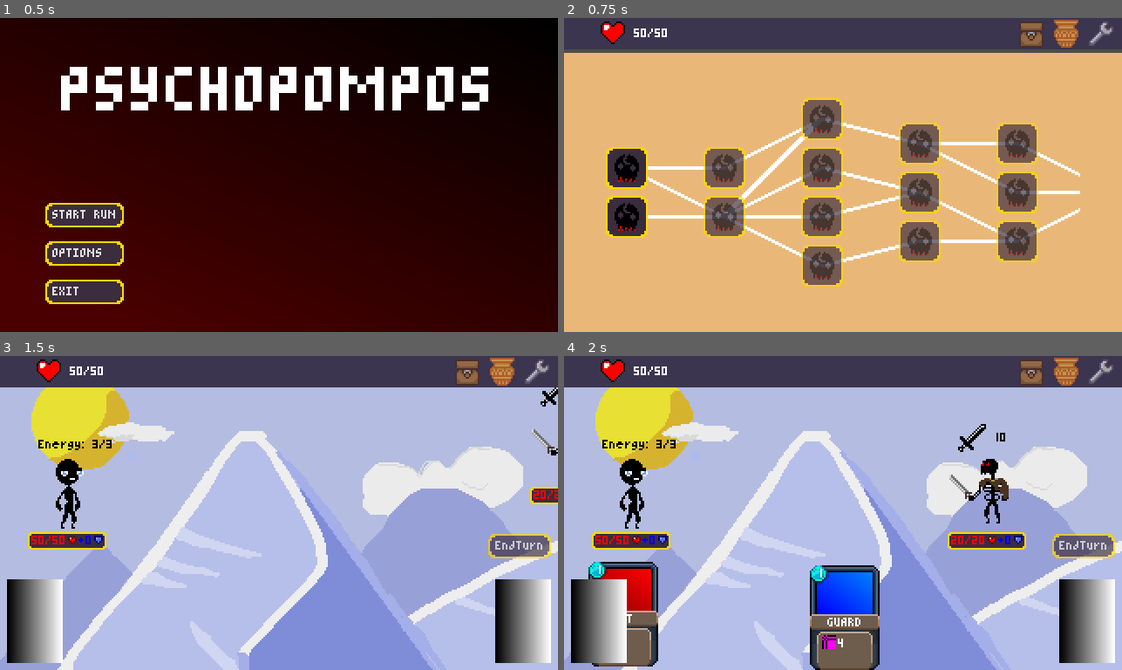
Above: before the commit, frames 1-4 (two rows, left to right).
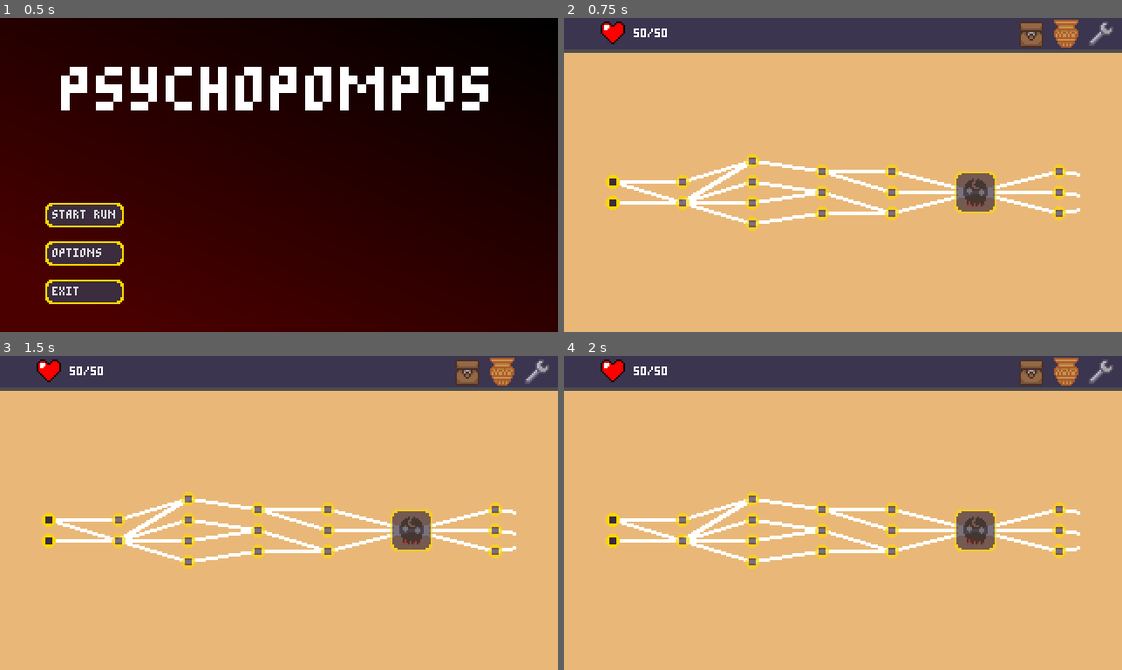
Above: after the commit, the same moments.

Repository: Morph1s/Psychopompos
Game: Godot game, scene res://scenes/main.tscn
Same seed, same stepped clock (60 frames per second), same inputs: the game is played once before the commit and once after it.
Inputs (mouse positions are in pixels of both pictures, inside the frame that each line leads up to):
- Up to frame 1 (0.5 s): no input
- Up to frame 2 (0.75 s): click "START RUN" at 0.5 s
- Up to frame 3 (1.5 s): click (61, 506) at 1.27 s
- Up to frame 4 (2 s): no input

Frame 1 is identical in both runs. In frame 2, 19% of the frame differs, in the area x 7-93%, y 25-86%; in frame 3, 90%, in the area x 0-100%, y 10-100%; in frame 4, 90%.

Commit message:
feat: 137 Create a simple dialogsystem some actions for the encounter arent yet implemented. closes #137

Diff:
--- /dev/null
+++ b/assets/dialogues/hekates_flamme.tres
@@ -0,0 +1,72 @@
+[gd_resource type="JSON" format=3 uid="uid://cx5e7db72anea"]
+
+[resource]
+data = {
+"dialogue": {
+"block1": {
+"answers": {
+"answer1": {
+"action": [["hp", "-20"]],
+"next": [2.0],
+"text": "I chose vitality (lose 20 hp)"
+},
+"answer2": {
+"action": [["max hp", "-10"]],
+"next": [3.0],
+"text": "I chosse power (lose 10 maxhp)"
+},
+"answer3": {
+"action": [],
+"next": [4.0],
+"text": "I refuse to choose"
+}
+},
+"id": 1.0,
+"text": "As you walk through the underworld, you come to an oppening. A littel shrine of hekate goddess of crossroads stands bevore you. On the alter are two daggers, one black and the other blue, and a bronze brazier with green flammes dancing within in. A ghostly voice arises: \"I give you a choice, wary traveler. Pay the prize and claim your spoil...\" "
+},
+"block2": {
+"answers": {
+"answer1": {
+"action": [["max hp", "+15"]],
+"next": [5.0],
+"text": "I feel... healthier! (+15 maxHP)"
+}
+},
+"id": 2.0,
+"text": "You take the blue dagger and cut the inlay of youre ghostly hand. Somthing of your soul-essence leaves your body as littel drops of gold and blood fall in to the flames of the brazier. The flammes flare up in a blue color and warm feeling incompases you."
+},
+"block3": {
+"answers": {
+"answer1": {
+"action": [["random relic", "1"]],
+"next": [5.0],
+"text": "I hope this was worth it. (gain a random relic)"
+}
+},
+"id": 3.0,
+"text": "you take the black dagger and cut a hole in your chest. You reach with youre Hand inside an give a good portion of youre essenz as an clump of blood an gold into the brazier. The flammes flare up in an ghostly black hue and vanish, leaving a gift behind..."
+},
+"block4": {
+"answers": {
+"answer1": {
+"action": [["hp", "+10"]],
+"next": [5.0],
+"text": "Thank you. (heal 10 hp)"
+}
+},
+"id": 4.0,
+"text": " \" Even a choice not taken is a choice in itself. Dont worry i intent no harm. You may rest here for while\" "
+},
+"block5": {
+"answers": {
+"answer1": {
+"action": [],
+"next": [],
+"text": "..."
+}
+},
+"id": 5.0,
+"text": "After recovering you take youre leve"
+}
+}
+}
--- /dev/null
+++ b/assets/dialogues/test_dialogue.json
@@ -0,0 +1,53 @@
+{
+	"dialogue" : {
+   		"block1": {
+			"id" : 1,
+			"text" : "As you walk across the river Styx You catch something sparkeling at the corner of your eye. You turn around and see an hollow tree stump as the source. Unfortunately you cannot make out whats in there...",
+			"answers" : {
+				"answer1" : {
+					"text" : "reach into it",
+					"next" : [2,3],
+					"action" : [],
+				},
+				"answer2" : {
+					"text" : "ignore",
+					"next" : [4],
+					"action" : [],
+				},
+			},
+		},
+		"block2" : {
+			"id" : 2,
+			"text" : "It was a littel bag of gold!!!",
+			"answers" : {
+				"answer1" : {
+					"text" : "Lucky! (gain gold)",
+					"next" : [4],
+					"action" : [["gold","+30"]],
+					}
+			},
+		},
+		"block3": {
+			"id" : 3,
+			"text" : "It was a bear trap!!!",
+			"answers" : {
+				"answer1" : {
+					"text" : "Autch... (lose hp)",
+					"next" : [4],
+					"action" :[["hp", "-5"]]
+				},
+			}
+		},
+		"block4": {
+			"id" : 4,
+			"text" : "You continue youre jorney",
+			"answers" : {
+				"answer1" : {
+					"text" : "leave",
+					"next" : [],
+					"action" :[]
+				}
+			 }
+		}
+	}
+}
--- /dev/null
+++ b/dialogue.gd
@@ -0,0 +1 @@
+extends Node2D
--- /dev/null
+++ b/scenes/encounters/dialogue_encounter.tscn
@@ -0,0 +1,68 @@
+[gd_scene load_steps=5 format=3 uid="uid://b473gmn7a3x5s"]
+
+[ext_resource type="Texture2D" uid="uid://dgaagv3k6cqil" path="res://assets/graphics/background/placeholder_canvas1.png" id="1_k1m5n"]
+[ext_resource type="Script" uid="uid://dssy6dc5ekwbk" path="res://scripts/encounters/dialogue_encounter.gd" id="1_werxo"]
+[ext_resource type="Theme" uid="uid://gu54ssij03su" path="res://resources/theme/main_theme.tres" id="2_q3wbl"]
+[ext_resource type="Script" uid="uid://rntvy6nvin1p" path="res://scripts/encounters/dialogue_ui.gd" id="2_wwx75"]
+
+[node name="DialogueEncounter" type="Node2D"]
+script = ExtResource("1_werxo")
+
+[node name="PlaceholderCanvas1" type="Sprite2D" parent="."]
+position = Vector2(160, 90)
+scale = Vector2(0.5, 0.5)
+texture = ExtResource("1_k1m5n")
+
+[node name="DialogueUI" type="Control" parent="PlaceholderCanvas1"]
+custom_minimum_size = Vector2(0, 300)
+layout_mode = 3
+anchors_preset = 12
+anchor_top = 1.0
+anchor_right = 1.0
+anchor_bottom = 1.0
+offset_left = -320.0
+offset_top = -180.0
+offset_right = -320.0
+offset_bottom = -180.0
+grow_horizontal = 2
+grow_vertical = 0
+theme = ExtResource("2_q3wbl")
+script = ExtResource("2_wwx75")
+
+[node name="DialogueTextBox" type="RichTextLabel" parent="PlaceholderCanvas1/DialogueUI"]
+custom_minimum_size = Vector2(500, 200)
+layout_mode = 1
+offset_right = 500.0
+offset_bottom = 40.0
+theme_override_font_sizes/normal_font_size = 12
+text = "Lorem ipsum dolor sit amet, consectetur adipiscing elit. Integer finibus lacus elementum eleifend condimentum. Mauris venenatis, risus id tempor pharetra, ligula sapien sodales est, at cursus magna quam pellentesque diam. Integer pulvinar dolor leo, sit amet auctor sapien aliquam vel. Proin ultricies libero in nisi sollicitudin, in tristique augue posuere. Quisque tortor turpis, sodales sed sem et, semper scelerisque nunc. Proin nibh risus, mollis vitae varius ut, varius ac mi. Mauris eget porta lacus, vehicula tempor dolor. Maecenas vehicula sed ex vitae blandit. Cras mauris nisi, sollicitudin pharetra sem eu, blandit volutpat sapien. Nullam id lectus in nibh eleifend consequat in a erat. Cras mollis ultricies urna, non hendrerit dui volutpat et. Fusce in tincidunt tellus, at pretium lacus. Maecenas commodo dapibus orci, et condimentum libero pretium non. Suspendisse efficitur enim ut purus congue commodo. Nunc ac tincidunt diam. In accumsan risus id ligula fermentum aliquet.
+
+Praesent porta, nunc vitae mattis pretium, tellus metus feugiat dolor, id tempor nisi purus ac turpis. Nam elit ipsum, semper vitae pretium eget, bibendum vitae risus. Quisque in sodales dolor. Mauris mollis pellentesque posuere. Praesent laoreet imperdiet libero, vitae imperdiet ligula cursus nec. Donec a ultrices est. Quisque pulvinar vitae arcu ut consequat.
+
+Fusce eu est sapien. Morbi consequat nibh a est varius dapibus. Morbi nibh ipsum, malesuada sit amet sem in, sagittis consequat nibh. In lorem nisi, venenatis sed elit et, viverra venenatis lectus. Donec a commodo est, eu viverra turpis. Donec vestibulum et purus in iaculis. Nunc feugiat est quis porta elementum. Sed convallis vestibulum ligula et tincidunt. Ut in lectus eget dolor finibus ultricies. Etiam in luctus magna. Suspendisse feugiat in ante non lacinia. Morbi ligula tortor, lobortis eget accumsan vitae, suscipit vel ante. Aenean eget euismod quam. Nulla sed enim vel elit molestie porttitor a eu justo.
+
+Suspendisse ut magna eu ante gravida varius. Suspendisse consectetur, quam sed lacinia suscipit, massa libero porttitor turpis, a scelerisque velit risus sit amet ligula. Vestibulum sodales, nisi et elementum efficitur, lorem enim suscipit risus, ut sodales ante odio et ante. Sed rhoncus nulla odio, a consequat magna vehicula non. Ut in ante consequat, congue nisi in, scelerisque dolor. Vestibulum quis massa magna. Suspendisse potenti. Nullam id erat quis nisi feugiat suscipit eu auctor erat. Suspendisse nulla tellus, lobortis at viverra a, vulputate id lectus. Nunc eu malesuada velit.
+
+Vestibulum id tellus cursus, lacinia enim ut, consequat dolor. Fusce tempor arcu felis, at eleifend libero malesuada at. Nulla et urna mauris. Mauris rhoncus rutrum tortor, eget tincidunt orci dictum sed. Donec id mauris non risus faucibus congue in sit amet purus. Donec posuere leo at sapien tristique dictum. Maecenas id odio sed dui blandit venenatis ac vel est. Curabitur hendrerit vehicula nulla eu bibendum. Duis volutpat nisi vitae ipsum molestie aliquet. Pellentesque ac bibendum lorem, quis iaculis nulla. Aliquam posuere eleifend nisl ut rutrum. Integer imperdiet lorem et sollicitudin interdum. Integer eleifend felis ac elit semper, ut mattis enim blandit. Maecenas ipsum magna, mattis sodales cursus sed, mattis sit amet nunc. Vivamus eget accumsan neque. "
+
+[node name="AnswerChoices" type="VBoxContainer" parent="PlaceholderCanvas1/DialogueUI"]
+layout_mode = 1
+anchors_preset = -1
+anchor_left = 1.0
+anchor_top = 1.0
+anchor_right = 1.0
+anchor_bottom = 1.0
+offset_left = -400.0
+offset_top = -90.0
+offset_right = -20.0
+grow_horizontal = 0
+grow_vertical = 0
+
+[node name="TestButton" type="Button" parent="PlaceholderCanvas1/DialogueUI/AnswerChoices"]
+layout_mode = 2
+theme_override_font_sizes/font_size = 12
+text = "Next..."
+
+[connection signal="an_action_occured" from="PlaceholderCanvas1/DialogueUI" to="." method="_on_dialogue_ui_an_action_occured"]
+[connection signal="end_dialogue" from="PlaceholderCanvas1/DialogueUI" to="." method="_on_dialogue_ui_end_dialogue"]
+[connection signal="button_up" from="PlaceholderCanvas1/DialogueUI/AnswerChoices/TestButton" to="PlaceholderCanvas1/DialogueUI" method="_on_test_button_button_up"]
--- a/scripts/custom_resources/map/encounter.gd
+++ b/scripts/custom_resources/map/encounter.gd
@@ -1,7 +1,14 @@
 class_name Encounter
 extends Resource
 
-enum EncounterType { BATTLE, SHOP, CAMPFIRE, DIALOGUE, RANDOM, MINI_BOSS, BOSS }
+enum EncounterType {
+	BATTLE,
+	SHOP,
+	CAMPFIRE,
+	DIALOGUE,
+	RANDOM,
+	MINI_BOSS,
+	BOSS }
 
 var type: EncounterType
 var connections_to: Array[Encounter]  # connections to next encounter(s)
--- /dev/null
+++ b/scripts/encounters/dialogue_encounter.gd
@@ -0,0 +1,58 @@
+extends Node2D
+
+
+
+
+
+@onready var player_character: Character = $PlayerCharacter
+
+enum possible_actions {
+	GOLD,
+	GET_SPEZIFIC_CARD,
+	LOSE_CARDS,
+	HP,
+	MAX_HP,
+	SPEZIFIC_RELIC,
+	RANDOM_RELIC}
+
+var action_map = {
+	"gold": possible_actions.GOLD,
+	"get spezific card": possible_actions.GET_SPEZIFIC_CARD,
+	"lose cards": possible_actions.LOSE_CARDS,
+	"hp": possible_actions.HP,
+	"max hp": possible_actions.MAX_HP,
+	"spezific relic" : possible_actions.SPEZIFIC_RELIC,
+	"random relic": possible_actions.RANDOM_RELIC
+	}
+
+# for testing purpouse
+func _ready() -> void:
+	RunData.start_run(RunData.selected_character)
+
+
+func initialize(data: BattleEncounter) -> void:
+	player_character.initialize()
+
+
+# Handels any action that occures on the encounter
+func _on_dialogue_ui_an_action_occured(action: String, value: String) -> void:
+	var action_enum = action_map.get(action)
+
+	match action_enum:
+		possible_actions.GOLD:
+			var gain = int(value)
+			print("You gained %d gold!", gain)
+		possible_actions.HP:
+			var gain = int(value)
+			RunData.player_stats.current_hitpoints += gain
+			print("You get %d hp", gain)
+		possible_actions.MAX_HP:
+			var gain = int(value)
+			RunData.player_stats.maximum_hitpoints += gain
+			print("you gain &d MaxHP", gain)
+		_:
+			print("not yet implemented or invalid action")
+
+
+func _on_dialogue_ui_end_dialogue() -> void:
+	pass # Replace with function body.
--- /dev/null
+++ b/scripts/encounters/dialogue_ui.gd
@@ -0,0 +1,123 @@
+extends Control
+
+signal end_dialogue
+signal an_action_occured(action:String,value: String,)
+
+
+@onready var dialogue_text_box: RichTextLabel = $DialogueTextBox
+@onready var answer_choices: VBoxContainer = $AnswerChoices
+
+
+
+const TEST_DIALOGUE = preload("res://assets/dialogues/test_dialogue.json")
+const HEKATES_FLAMME = preload("res://assets/dialogues/hekates_flamme.tres")
+
+var possible_encounters : Array = [TEST_DIALOGUE.data, HEKATES_FLAMME.data]
+
+var dialogue_tree
+var jason = JSON.new()
+var rng : RandomNumberGenerator = RandomNumberGenerator.new()
+
+# basicaly dynamic memory for everithing in the jason-tree
+var current_text_box: String = "Hello world"
+var possible_answers: Array[String] = ["Helllllloooooooooo"]
+var next_answer_key: Array
+var resulting_action_key: Array
+
+
+func _ready() -> void:
+	#something... something... to fill dialogue_tree with proper json file
+	var chosen_encounter = rng.randi_range(0 , possible_encounters.size()-1)
+	dialogue_tree = possible_encounters[chosen_encounter]
+
+	# set initial text
+	current_text_box = dialogue_tree.dialogue.block1.text
+	update_text_box()
+	# update memory with first block
+	update_memory("block1")
+	# create answers
+	update_answers()
+
+
+
+func update_Dialogue_Encounter(possible_events: Array, actions: Array):
+	# emit signal to execute action
+	for action in actions:
+		an_action_occured.emit(action[0],action[1])
+	# evaluate if encounter is still going
+	if possible_events == null:
+		end_dialogue.emit()
+		return
+	# if multiple next choose one at random
+	var next_event = spin_the_wheel(possible_events)
+	# find new textbox in tree
+	var right_block
+	for block in dialogue_tree.dialogue:
+		if dialogue_tree.dialogue[block].id == next_event:
+			right_block = block
+	# set new dialogue and answers
+	current_text_box = dialogue_tree.dialogue[right_block].text
+	update_text_box()
+	update_memory(right_block)
+	update_answers()
+
+
+
+#region Helper Functions
+# takes one random thing out of an array
+func spin_the_wheel (pool : Array) -> int:
+	var result = rng.randi_range(0 , pool.size()-1)
+	result = pool[result]
+	return result
+
+# fills the memory array with data from the jasn file in block text_block_name
+func update_memory(text_block_name : String):
+	# remove previose entry
+	possible_answers.clear()
+	next_answer_key.clear()
+	resulting_action_key.clear()
+	# add new data from the json file
+	for answer in dialogue_tree.dialogue[text_block_name].answers:
+		possible_answers.append(dialogue_tree.dialogue[text_block_name].answers[answer].text) # reads "text" from every answer and appends to possible_answers String-Array
+		next_answer_key.append(dialogue_tree.dialogue[text_block_name].answers[answer].next) # stores id's for next textbox in next_answer_key
+		resulting_action_key.append(dialogue_tree.dialogue[text_block_name].answers[answer].action)
+
+
+# Fills TextBox with the Argument
+func update_text_box():
+	dialogue_text_box.clear()
+	dialogue_text_box.append_text(current_text_box)
+
+# Fills Answers with buttons
+func update_answers():
+	#remove previous answers
+	for node in answer_choices.get_children():
+		if node is Button:
+			answer_choices.remove_child(node)
+	# create new button for each Answer in possibleAnswers
+	var counter = 0
+	for answer in possible_answers:
+		var new_answer : Button = Button.new()
+		# Aussehen des Buttons
+		new_answer.text = answer
+		new_answer.add_theme_font_size_override("font_size",12)
+		new_answer.alignment = HORIZONTAL_ALIGNMENT_LEFT
+
+		# connects the buttons with exeptional parameters
+		var next_answer = next_answer_key[counter]
+		var next_action = resulting_action_key[counter]
+		new_answer.pressed.connect(func(): _on_some_answer_pressed(next_answer, next_action))
+
+		answer_choices.add_child(new_answer)
+		counter += 1
+
+
+#region Signals
+
+func _on_answer_pressed() -> void:
+	#update_Dialogue_Encounter()
+	pass
+
+func _on_some_answer_pressed(next_key: Array, resulting_action: Array):
+	update_Dialogue_Encounter(next_key,resulting_action)
+#endregion
--- a/scripts/map/map_generator.gd
+++ b/scripts/map/map_generator.gd
@@ -60,7 +60,7 @@
 func _initial_fill_layer(layer: MapLayer):
 	for i in MAX_NUM_ENCOUNTERS_PER_LAYER:
 		# TODO: for now all the encounters are battles, change that when we implement more encounters
-		var encounter: Encounter = load("res://resources/encounters/test_battle_1.tres").duplicate()
+		var encounter: Encounter = DialogueEncounter.new()
 		layer.encounters.append(encounter)
 
 func _set_initial_connections(map_layers: Array[MapLayer]):
--- a/scripts/run/encounter_handler.gd
+++ b/scripts/run/encounter_handler.gd
@@ -26,6 +26,12 @@
 			add_child(battle_scene)
 			battle_scene.initialize(encounter_data)
 			current_encounter = battle_scene
+		Encounter.EncounterType.DIALOGUE:
+			var dialogue_encounter = preload("res://scenes/encounters/dialogue_encounter.tscn").instantiate()
+
+			add_child(dialogue_encounter)
+			#dialogue_encounter.initialize(encounter_data)
+			current_encounter = dialogue_encounter
 		_:
 			print("Encounter type not implemented: ", encounter_data)
 
Not shown, added: dialogue.gd.uid
Not shown, added: scripts/encounters/dialogue_encounter.gd.uid
Not shown, added: scripts/encounters/dialogue_ui.gd.uid
